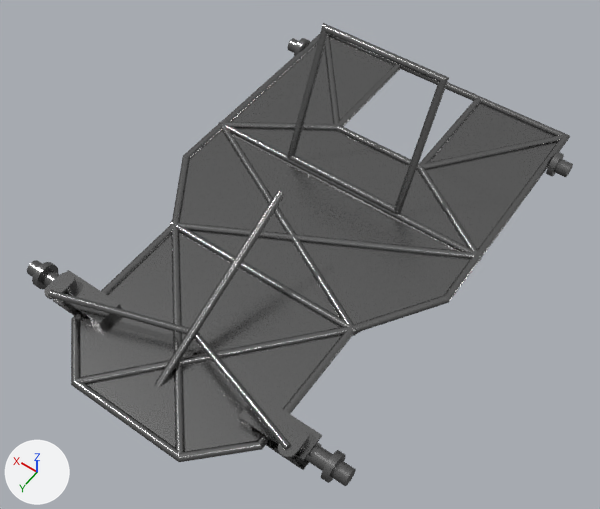
An edit to the FBX model Assets/Models/Chasis/BasicCh.fbx, drawn before and after from the same camera.
Camera for both pictures: a 50 mm lens placed at (-1.16, 1.68, 2.42), pointed at (-0.1, 0.19, 0.09). The axes (+X, +Y, +Z) are drawn at lower left. The lights are the same throughout. The picture after the commit comes second. Where no turn or scale is listed for an object, it has been applied to the vertices. Vertices at exactly the same position are counted once.

The first picture shows 'Base'.
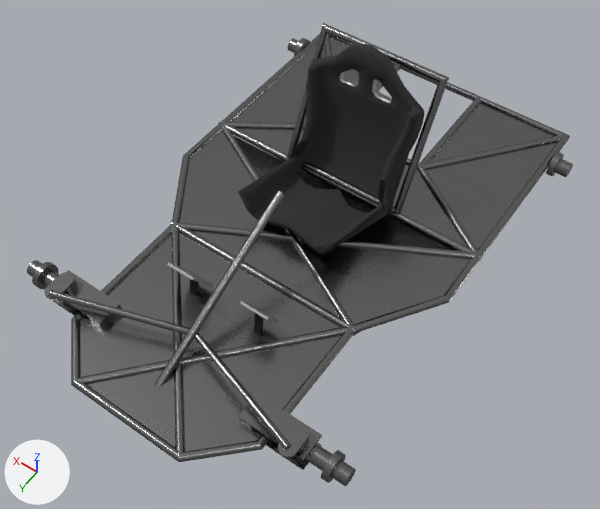
The newer file is also turned or shifted as a whole; pictures and numbers use the older file's frame.

Boxes (x1, y1, x2, y2) around the edits, measured in the pictures (600 x 509 px; the box of a moved part takes in the faces that stretch with it):
'Acelerador', added: after (167, 262, 214, 295)
    faces in mat_pedal_001 (grey #9d9d9d): (167, 262, 214, 287)
'Freno', added: after (240, 301, 279, 335)
    faces in mat_pedal_001 (grey #9d9d9d): (240, 301, 279, 323)
    faces in mat_basepedal_001 (black #1d1d1d): (254, 313, 264, 335)
part 1 of me_body9, added: after (238, 43, 424, 254)
part 2 of me_body9, moved or reshaped: before (175, 25, 558, 385); after (126, 50, 557, 326)

Diff of the bpy script that builds the scene:
```diff
--- a/Assets/Models/Chasis/BasicCh.fbx.py
+++ b/Assets/Models/Chasis/BasicCh.fbx.py
@@ mat_base_001 @@
+mat_base_001 = principled_material('Base.001')
+mat_base_001.base_color = (0.0541, 0.0541, 0.0541)  # dark grey #424242
+mat_base_001.metallic = 0.541
+mat_base_001.roughness = 1.0
@@ mat_metales_001 @@
+mat_metales_001 = principled_material('Metales.001')
+mat_metales_001.base_color = (0.431, 0.431, 0.431)  # grey #afafaf
+mat_metales_001.metallic = 1.0
@@ mat_basepedal_001 @@
+mat_basepedal_001 = principled_material('BasePedal.001')
+mat_basepedal_001.base_color = (0.0122, 0.0122, 0.0122)  # black #1d1d1d
+mat_basepedal_001.metallic = 0.248
+mat_basepedal_001.roughness = 1.0
@@ mat_pedal_001 @@
+mat_pedal_001 = principled_material('Pedal.001')
+mat_pedal_001.base_color = (0.337, 0.337, 0.337)  # grey #9d9d9d
+mat_pedal_001.metallic = 1.0
@@ me_body9 @@
 # used by ob_base; location = (0.0, 0.0, 0.0)
-me_body9.from_pydata(...)  # 4594 vertices, 8932 faces; spans x -0.69..0.69, y -1.02..1.02, z -0.07..0.51
+me_body9.from_pydata(...)  # 4910 vertices, 9224 faces; spans x -0.69..0.69, y -1.02..1.02, z -0.07..0.59
+# me_body9 part 1: a new loose piece of 318 vertices spanning x -0.24..0.24, y -0.39..0.14, z -0.05..0.59
+# me_body9 part 2: 22 vertices moved within x -0.61..0.2, y -0.49..0.3, z -0.01..0.01; 41 vertices removed from x -0.62..0.62, y -0.99..0.32, z -0.02..0.51; 39 vertices added at x -0.61..0.6, y -0.99..0.31, z -0.01..0.51
+# other edits to the shape of me_body9 do not show in these pictures
 me_body9.materials.append(mat_gris)
+me_body9.materials.append(mat_base_001)  # dark grey #424242
+me_body9.materials.append(mat_metales_001)  # grey #afafaf
@@ me_cube_004 @@
+me_cube_004.from_pydata([(0.344, 0.597, -0.065), (0.233, 0.589, -0.059), (0.344, 0.589, -0.059), (0.233, 0.597, -0.065), (0.299, 0.617, -0.02), (0.299, 0.635, 0.006), (0.277, 0.635, 0.006), (0.277, 0.617, -0.02), (0.299, 0.625, -0.095), (0.277, 0.625, -0.095), (0.299, 0.647, -0.092), (0.277, 0.647, -0.092), (0.233, 0.687, 0.079), (0.233, 0.679, 0.084), (0.344, 0.679, 0.084), (0.344, 0.687, 0.079)], [], [(1, 3, 0, 2), (2, 0, 15, 14), (1, 2, 14, 13), (0, 3, 12, 15), (5, 6, 7, 4), (10, 8, 9, 11), (6, 11, 9, 7), (4, 8, 10, 5), (5, 10, 11, 6), (7, 9, 8, 4), (14, 15, 12, 13), (3, 1, 13, 12)])
+for i in [*range(4, 10)]: me_cube_004.polygons[i].material_index = 1
+me_cube_004.materials.append(mat_pedal_001)  # grey #9d9d9d
+me_cube_004.materials.append(mat_basepedal_001)  # black #1d1d1d
@@ me_cube_001 @@
+me_cube_001.from_pydata([(-0.341, 0.585, -0.037), (-0.23, 0.576, -0.032), (-0.341, 0.643, 0.056), (-0.23, 0.635, 0.062), (-0.23, 0.643, 0.056), (-0.341, 0.576, -0.032), (-0.23, 0.585, -0.037), (-0.341, 0.635, 0.062), (-0.297, 0.605, 0.004), (-0.297, 0.623, 0.031), (-0.275, 0.623, 0.031), (-0.275, 0.605, 0.004), (-0.297, 0.613, -0.09), (-0.275, 0.613, -0.09), (-0.297, 0.635, -0.088), (-0.275, 0.635, -0.088)], [], [(7, 3, 4, 2), (1, 5, 0, 6), (3, 1, 6, 4), (5, 7, 2, 0), (2, 4, 6, 0), (7, 5, 1, 3), (9, 8, 11, 10), (14, 15, 13, 12), (10, 11, 13, 15), (8, 9, 14, 12), (9, 10, 15, 14), (11, 8, 12, 13)])
+for i in [*range(6, 12)]: me_cube_001.polygons[i].material_index = 1
+me_cube_001.materials.append(mat_pedal_001)  # grey #9d9d9d
+me_cube_001.materials.append(mat_basepedal_001)  # black #1d1d1d
@@ ob_acelerador @@
+ob_acelerador = bpy.data.objects.new('Acelerador', me_cube_004)
+ob_acelerador.location = (-0.145, -0.144, 0.093)
@@ ob_freno @@
+ob_freno = bpy.data.objects.new('Freno', me_cube_001)
+ob_freno.location = (0.142, -0.131, 0.088)
```
